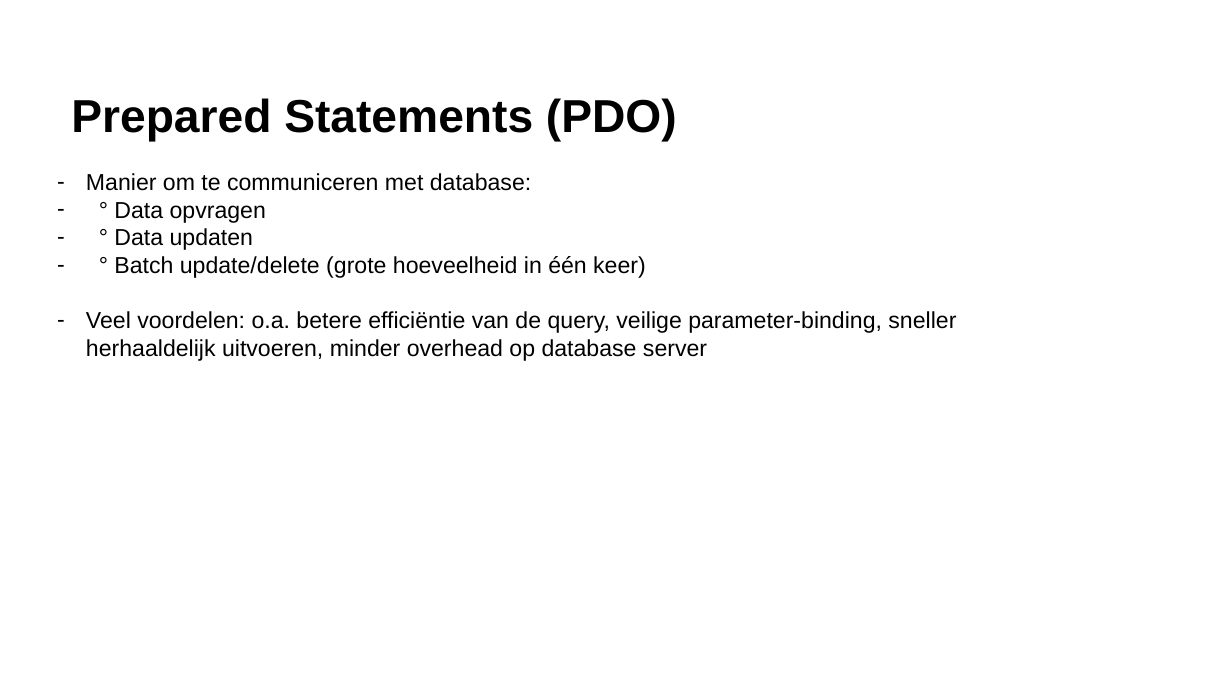
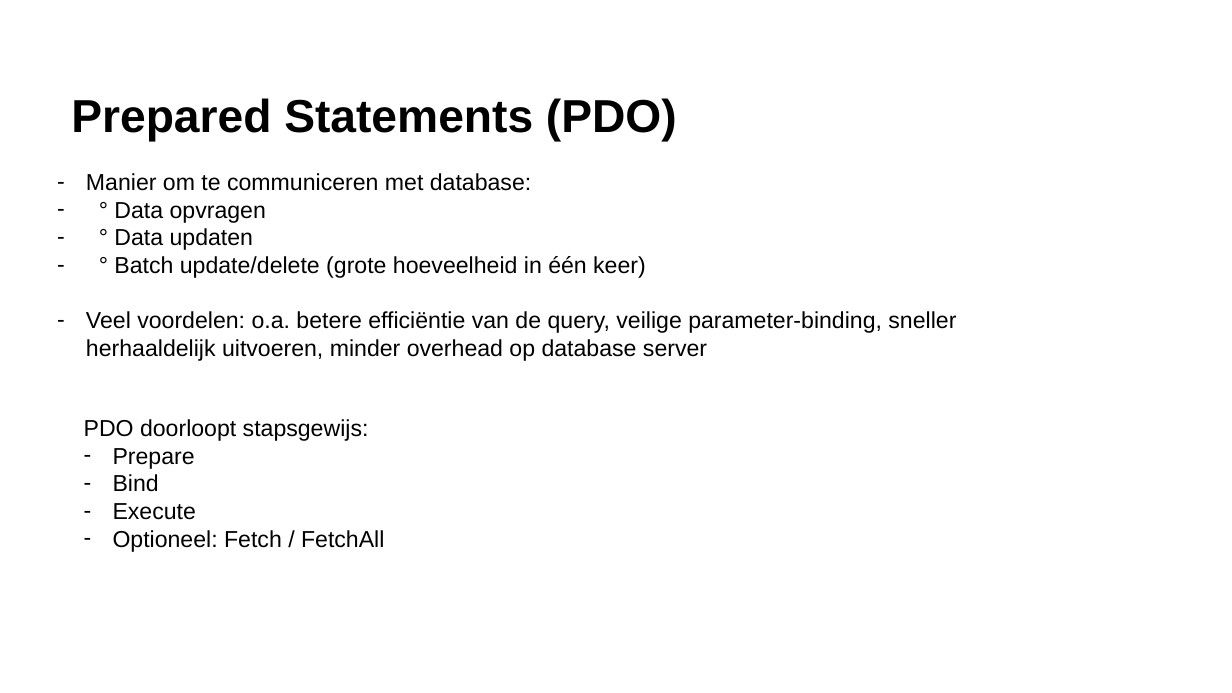
Before and after one commit to Jarnster/ICW-Webdesign-PHP, a slide deck: slide 5 of H3 - Databases en Beveiliging/Presentatie/H3 Databases en Beveiliging - Dynamische Websites.pptx. Drawn at 1232x693 pixels with LibreOffice and Linux fonts; fonts in the diff are those of the drawing. Boxes give left, top, right and bottom in pixels: in the first picture for what was removed or moved away, otherwise in the second. Text is boxed around its words. In the diff, an @@ line names an element or a change of style, - is before the commit and + after.

```diff
--- a/H3 - Databases en Beveiliging/Presentatie/H3 Databases en Beveiliging - Dynamische Websites.pptx
+++ b/H3 - Databases en Beveiliging/Presentatie/H3 Databases en Beveiliging - Dynamische Websites.pptx
@@ text added at <box>84,419,384,552</box>, 18 pt, text #000000 @@
+PDO doorloopt stapsgewijs:
+– Prepare
+– Bind
+– Execute
+– Optioneel: Fetch / FetchAll
```
